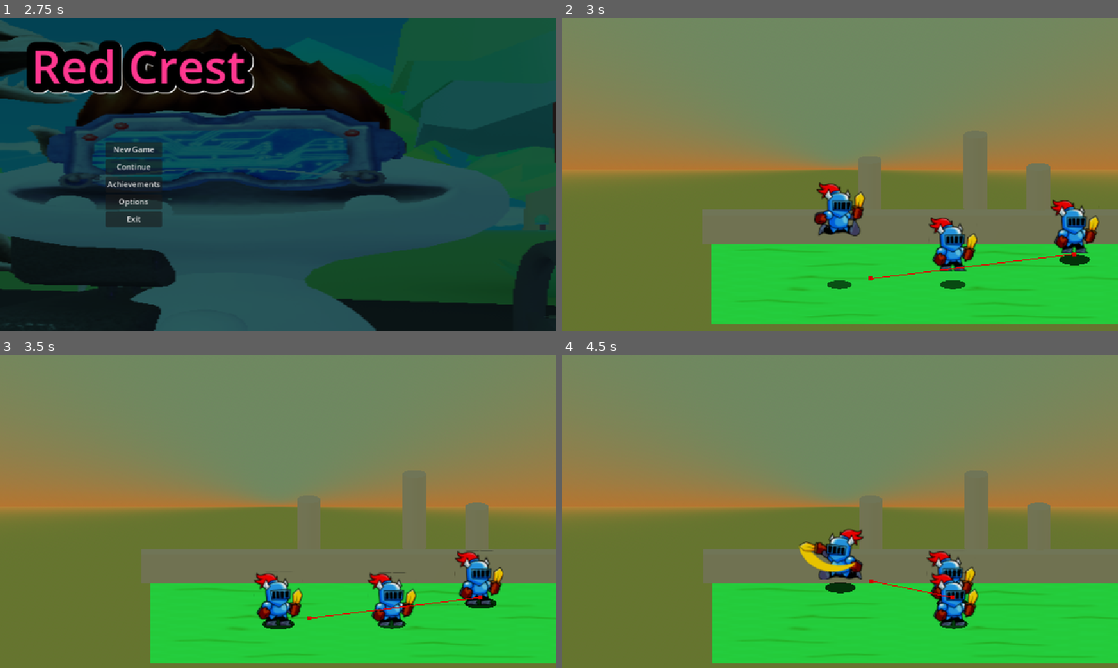
Above: before the commit, frames 1-4 (two rows, left to right).
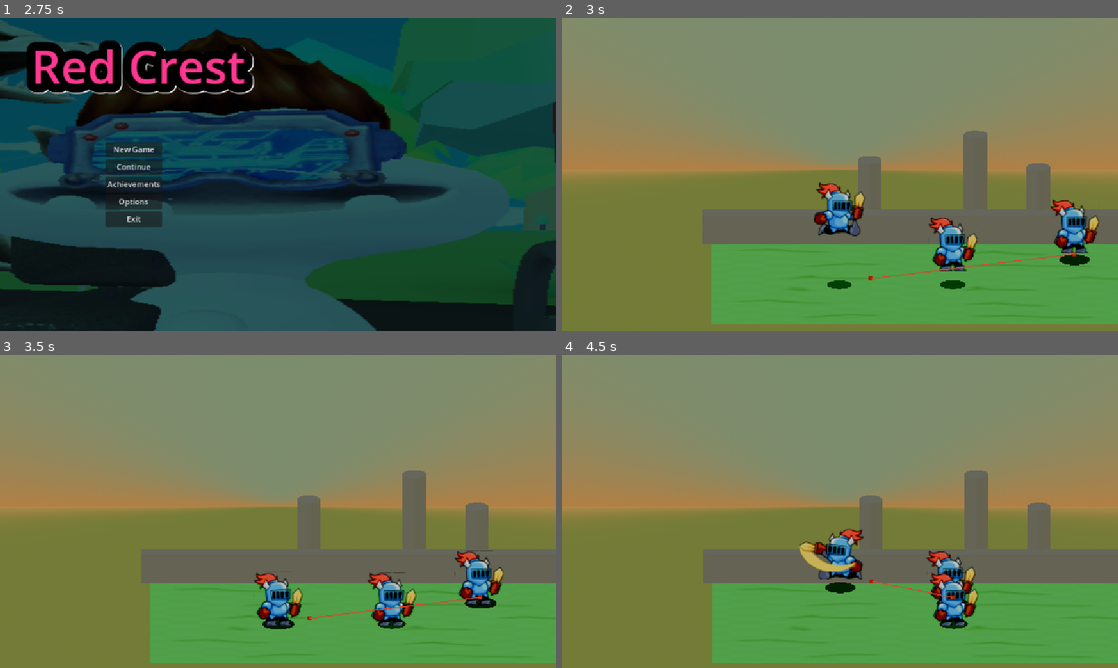
Above: after the commit, the same moments.

Repository: RecruitZer0/RedCrest
Game: Godot game, scene res://main_scene.tscn
Same seed, same stepped clock (60 frames per second), same inputs: the game is played once before the commit and once after it.
Inputs (mouse positions are in pixels of both pictures, inside the frame that each line leads up to):
- Up to frame 1 (2.75 s): tap Enter at 0.5 s; move the mouse to (400, 158) at 0.52 s; press the mouse at (400, 158) at 0.53 s; hold D (move_right) 0.53-1.28 s; tap Space (move_jump) at 0.77, 1.52 s; move the mouse to (166, 190) at 1.27 s; release the mouse at (166, 190) at 1.28 s; hold S (move_down) 1.28-2.03 s; tap Shift (move_crouch) at 1.35 s; move the mouse to (333, 105) at 2.02 s; press the mouse at (333, 105) at 2.03 s; hold D (move_right) from 2.03 s (still down)
- Up to frame 2 (3 s): release D (move_right) at 2.75 s; release the mouse at (895, 105) at 2.75 s; click "New Game" at 2.75 s
- Up to frame 3 (3.5 s): no input
- Up to frame 4 (4.5 s): move the mouse to (812, 574) at 3.52 s; hold W (move_up) 3.53-4.28 s; tap Shift (move_crouch) at 3.6 s; tap Space (move_jump) at 3.77 s; move the mouse to (1006, 558) at 4.27 s; press the mouse at (1006, 558) at 4.28 s; hold A (move_left) from 4.28 s (still down)

Frame 1 is identical in both runs. In frame 2, 19% of the frame differs, in the area x 26-100%, y 53-98%; in frame 3, 17%; in frame 4, 19%.

Commit message:
Update to Godot 4.4
This includes:
* Migrating to the UID system
* Using the typed dictionaries
* Switching the tonemap to AgX

Basically, a ton of new files and file changes.

Diff:
--- a/_editor_stuff/_debug_nodes/switch_cams.gd
+++ b/_editor_stuff/_debug_nodes/switch_cams.gd
@@ -1,12 +1,11 @@
 extends Control
 
-@export var keys: Array[Key]
-@export var cameras: Array[Camera3D]
+@export var cameras: Dictionary[Key, Camera3D]
 
 
 func _process(_delta: float) -> void:
-	for i in range(keys.size()):
-		if Input.is_key_label_pressed(keys[i]):
-			for camera in cameras:
+	for key in cameras.keys():
+		if Input.is_key_label_pressed(key):
+			for camera in cameras.values():
 				camera.current = false
-			cameras[i].current = true
+			cameras[key].current = true
--- a/classes/actor/player/player.tscn
+++ b/classes/actor/player/player.tscn
@@ -448,6 +448,59 @@
 "transitions": PackedFloat32Array(1),
 "update": 0,
 "values": [Vector2(192, 195)]
+}
+
+[sub_resource type="Animation" id="Animation_oafoo"]
+resource_name = "attack_projectile_test"
+length = 0.56
+step = 0.04
+tracks/0/type = "value"
+tracks/0/imported = false
+tracks/0/enabled = true
+tracks/0/path = NodePath("Sprite:texture")
+tracks/0/interp = 1
+tracks/0/loop_wrap = true
+tracks/0/keys = {
+"times": PackedFloat32Array(0),
+"transitions": PackedFloat32Array(1),
+"update": 1,
+"values": [ExtResource("5_wqjof")]
+}
+tracks/1/type = "value"
+tracks/1/imported = false
+tracks/1/enabled = true
+tracks/1/path = NodePath("Sprite:hframes")
+tracks/1/interp = 1
+tracks/1/loop_wrap = true
+tracks/1/keys = {
+"times": PackedFloat32Array(0),
+"transitions": PackedFloat32Array(1),
+"update": 1,
+"values": [14]
+}
+tracks/2/type = "value"
+tracks/2/imported = false
+tracks/2/enabled = true
+tracks/2/path = NodePath("Sprite:frame")
+tracks/2/interp = 1
+tracks/2/loop_wrap = true
+tracks/2/keys = {
+"times": PackedFloat32Array(0, 0.04, 0.08, 0.12, 0.16, 0.2, 0.24, 0.28, 0.32, 0.36, 0.4, 0.44, 0.48, 0.52),
+"transitions": PackedFloat32Array(1, 1, 1, 1, 1, 1, 1, 1, 1, 1, 1, 1, 1, 1),
+"update": 1,
+"values": [0, 1, 2, 3, 4, 5, 6, 7, 8, 9, 10, 11, 12, 13]
+}
+tracks/3/type = "value"
+tracks/3/imported = false
+tracks/3/enabled = true
+tracks/3/path = NodePath("Sprite:offset")
+tracks/3/interp = 1
+tracks/3/loop_wrap = true
+tracks/3/keys = {
+"times": PackedFloat32Array(0),
+"transitions": PackedFloat32Array(1),
+"update": 0,
+"values": [Vector2(36, 200)]
 }
 
 [sub_resource type="Animation" id="Animation_08qgl"]
@@ -717,75 +770,22 @@
 "values": [Vector2(0, 194)]
 }
 
-[sub_resource type="Animation" id="Animation_oafoo"]
-resource_name = "attack_projectile_test"
-length = 0.56
-step = 0.04
-tracks/0/type = "value"
-tracks/0/imported = false
-tracks/0/enabled = true
-tracks/0/path = NodePath("Sprite:texture")
-tracks/0/interp = 1
-tracks/0/loop_wrap = true
-tracks/0/keys = {
-"times": PackedFloat32Array(0),
-"transitions": PackedFloat32Array(1),
-"update": 1,
-"values": [ExtResource("5_wqjof")]
-}
-tracks/1/type = "value"
-tracks/1/imported = false
-tracks/1/enabled = true
-tracks/1/path = NodePath("Sprite:hframes")
-tracks/1/interp = 1
-tracks/1/loop_wrap = true
-tracks/1/keys = {
-"times": PackedFloat32Array(0),
-"transitions": PackedFloat32Array(1),
-"update": 1,
-"values": [14]
-}
-tracks/2/type = "value"
-tracks/2/imported = false
-tracks/2/enabled = true
-tracks/2/path = NodePath("Sprite:frame")
-tracks/2/interp = 1
-tracks/2/loop_wrap = true
-tracks/2/keys = {
-"times": PackedFloat32Array(0, 0.04, 0.08, 0.12, 0.16, 0.2, 0.24, 0.28, 0.32, 0.36, 0.4, 0.44, 0.48, 0.52),
-"transitions": PackedFloat32Array(1, 1, 1, 1, 1, 1, 1, 1, 1, 1, 1, 1, 1, 1),
-"update": 1,
-"values": [0, 1, 2, 3, 4, 5, 6, 7, 8, 9, 10, 11, 12, 13]
-}
-tracks/3/type = "value"
-tracks/3/imported = false
-tracks/3/enabled = true
-tracks/3/path = NodePath("Sprite:offset")
-tracks/3/interp = 1
-tracks/3/loop_wrap = true
-tracks/3/keys = {
-"times": PackedFloat32Array(0),
-"transitions": PackedFloat32Array(1),
-"update": 0,
-"values": [Vector2(36, 200)]
-}
-
 [sub_resource type="AnimationLibrary" id="AnimationLibrary_eqaqw"]
 _data = {
-"RESET": SubResource("Animation_exc2i"),
-"attack_aerial_1": SubResource("Animation_xt5h4"),
-"attack_aerial_2": SubResource("Animation_d8gk6"),
-"attack_aerial_3": SubResource("Animation_o71wj"),
-"attack_grounded_1": SubResource("Animation_gniih"),
-"attack_grounded_2": SubResource("Animation_wkeoh"),
-"attack_grounded_3": SubResource("Animation_q65d3"),
-"attack_grounded_4": SubResource("Animation_w0sg0"),
-"attack_projectile_test": SubResource("Animation_oafoo"),
-"attack_uppercut": SubResource("Animation_08qgl"),
-"fall": SubResource("Animation_2skio"),
-"idle": SubResource("Animation_fbg6s"),
-"jump": SubResource("Animation_puabh"),
-"run": SubResource("Animation_uya7k")
+&"RESET": SubResource("Animation_exc2i"),
+&"attack_aerial_1": SubResource("Animation_xt5h4"),
+&"attack_aerial_2": SubResource("Animation_d8gk6"),
+&"attack_aerial_3": SubResource("Animation_o71wj"),
+&"attack_grounded_1": SubResource("Animation_gniih"),
+&"attack_grounded_2": SubResource("Animation_wkeoh"),
+&"attack_grounded_3": SubResource("Animation_q65d3"),
+&"attack_grounded_4": SubResource("Animation_w0sg0"),
+&"attack_projectile_test": SubResource("Animation_oafoo"),
+&"attack_uppercut": SubResource("Animation_08qgl"),
+&"fall": SubResource("Animation_2skio"),
+&"idle": SubResource("Animation_fbg6s"),
+&"jump": SubResource("Animation_puabh"),
+&"run": SubResource("Animation_uya7k")
 }
 
 [sub_resource type="AnimationNodeAnimation" id="AnimationNodeAnimation_qirla"]
@@ -1086,7 +1086,7 @@
 
 [node name="AnimationPlayer" parent="." index="4"]
 libraries = {
-"": SubResource("AnimationLibrary_eqaqw")
+&"": SubResource("AnimationLibrary_eqaqw")
 }
 autoplay = "idle"
 
@@ -1336,12 +1336,12 @@
 script = ExtResource("21_gmeki")
 summon_scene = ExtResource("22_q2tmf")
 summon_target = NodePath("../../..")
-transfer_variables = {
-"direction+flip": Vector3(1, 0, 0)
-}
-transfer_start_arguments = {
-"0": NodePath("../../..")
-}
+transfer_variables = Dictionary[StringName, Variant]({
+&"direction+flip": Vector3(1, 0, 0)
+})
+transfer_start_arguments = Dictionary[StringName, Variant]({
+&"0": NodePath("../../..")
+})
 delay = 0.24
 
 [node name="Input" type="Node" parent="." index="7"]
--- a/classes/attack/action/summon/action_summon.gd
+++ b/classes/attack/action/summon/action_summon.gd
@@ -9,9 +9,9 @@
 @export var summon_scene: PackedScene ## The Scene that will be instantiated and added to the scene. By default, the No …(183 unchanged characters)…
 @export var summon_target: Node ## The target of the [member summoned_node], what this means is that when the [member summoned_node] is going to be added to the scene, it will be added as a [b]sibling[/b] of the target.
 @export_group("Transfer Values", "transfer_")
-@export var transfer_variables: Dictionary ## This is a transfer Dictionary, it's  …(256 unchanged characters)…
-@export var transfer_start_arguments: Dictionary ## This is a transfer Dictionary, it's  …(405 unchanged characters)…
-@export var transfer_end_arguments: Dictionary ## This is a transfer Dictionary, it's  …(308 unchanged characters)…
+@export var transfer_variables: Dictionary[StringName, Variant] ## This is a transfer Dictionary, it's  …(256 unchanged characters)…
+@export var transfer_start_arguments: Dictionary[StringName, Variant] ## This is a transfer Dictionary, it's  …(405 unchanged characters)…
+@export var transfer_end_arguments: Dictionary[StringName, Variant] ## This is a transfer Dictionary, it's  …(308 unchanged characters)…
 
 var summoned_node: Node ## References the last summoned Node, even if [AttackAction.duration] is set to default (0.001).
 
@@ -92,7 +92,7 @@
 	node.callv(SUMMON_END_FUNCTION, args.values())
 
 ## Returns a new Dictionary after calculating the [param raw_dictionary]'s suffixes, as well as other things like converting [NodePath] to [Node].
-func parsed_dictionary(raw_dictionary: Dictionary) -> Dictionary:
+func parsed_dictionary(raw_dictionary: Dictionary[StringName, Variant]) -> Dictionary[StringName, Variant]:
 	var dictionary := raw_dictionary.duplicate(true)
 	for var_name in dictionary.keys():
 		var name_array: PackedStringArray = var_name.split("+")
--- a/classes/damage/inflictor/damage_inflictor.gd
+++ b/classes/damage/inflictor/damage_inflictor.gd
@@ -11,7 +11,7 @@
 ##
 @export var ignored_receivers: Array[DamageReceiver] = []
 
-var _areas_in: Dictionary = {}
+var _areas_in: Dictionary[DamageReceiver, float] = {}
 
 
 func _ready() -> void:
@@ -33,7 +33,7 @@
 
 func _area_entered(area: Area3D) -> void:
 	if area is DamageReceiver and (owner != area.owner) and area not in ignored_receivers:
-		_areas_in[area] = generator.stun_duration
+		_areas_in[area as DamageReceiver] = generator.stun_duration
 		hit.emit(area)
 		area.receive_damage(generator.generate(self))
 
--- a/project.godot
+++ b/project.godot
@@ -12,7 +12,7 @@
 
 config/name="RedCrest"
 run/main_scene="res://main_scene.tscn"
-config/features=PackedStringArray("4.3", "Forward Plus")
+config/features=PackedStringArray("4.4", "Forward Plus")
 config/icon="res://icon.svg"
 
 [autoload]
--- a/scenes/main_menu/main_menu.tscn
+++ b/scenes/main_menu/main_menu.tscn
@@ -11,6 +11,45 @@
 shadow_size = 72
 shadow_color = Color(1, 1, 1, 1)
 shadow_offset = Vector2(2, 2)
+
+[sub_resource type="Animation" id="Animation_j8li8"]
+length = 0.001
+tracks/0/type = "value"
+tracks/0/imported = false
+tracks/0/enabled = true
+tracks/0/path = NodePath("Background:modulate")
+tracks/0/interp = 1
+tracks/0/loop_wrap = true
+tracks/0/keys = {
+"times": PackedFloat32Array(0),
+"transitions": PackedFloat32Array(1),
+"update": 0,
+"values": [Color(0.172549, 0.380392, 0.380392, 1)]
+}
+tracks/1/type = "value"
+tracks/1/imported = false
+tracks/1/enabled = true
+tracks/1/path = NodePath("Title:position")
+tracks/1/interp = 1
+tracks/1/loop_wrap = true
+tracks/1/keys = {
+"times": PackedFloat32Array(0),
+"transitions": PackedFloat32Array(1),
+"update": 0,
+"values": [Vector2(64, 32)]
+}
+tracks/2/type = "value"
+tracks/2/imported = false
+tracks/2/enabled = true
+tracks/2/path = NodePath("Options:position")
+tracks/2/interp = 1
+tracks/2/loop_wrap = true
+tracks/2/keys = {
+"times": PackedFloat32Array(0),
+"transitions": PackedFloat32Array(1),
+"update": 0,
+"values": [Vector2(218, 256)]
+}
 
 [sub_resource type="Animation" id="Animation_pso4w"]
 resource_name = "start"
@@ -53,49 +92,10 @@
 "values": [Vector2(-218, 256), Vector2(218, 256)]
 }
 
-[sub_resource type="Animation" id="Animation_j8li8"]
-length = 0.001
-tracks/0/type = "value"
-tracks/0/imported = false
-tracks/0/enabled = true
-tracks/0/path = NodePath("Background:modulate")
-tracks/0/interp = 1
-tracks/0/loop_wrap = true
-tracks/0/keys = {
-"times": PackedFloat32Array(0),
-"transitions": PackedFloat32Array(1),
-"update": 0,
-"values": [Color(0.172549, 0.380392, 0.380392, 1)]
-}
-tracks/1/type = "value"
-tracks/1/imported = false
-tracks/1/enabled = true
-tracks/1/path = NodePath("Title:position")
-tracks/1/interp = 1
-tracks/1/loop_wrap = true
-tracks/1/keys = {
-"times": PackedFloat32Array(0),
-"transitions": PackedFloat32Array(1),
-"update": 0,
-"values": [Vector2(64, 32)]
-}
-tracks/2/type = "value"
-tracks/2/imported = false
-tracks/2/enabled = true
-tracks/2/path = NodePath("Options:position")
-tracks/2/interp = 1
-tracks/2/loop_wrap = true
-tracks/2/keys = {
-"times": PackedFloat32Array(0),
-"transitions": PackedFloat32Array(1),
-"update": 0,
-"values": [Vector2(218, 256)]
-}
-
 [sub_resource type="AnimationLibrary" id="AnimationLibrary_6ddic"]
 _data = {
-"RESET": SubResource("Animation_j8li8"),
-"start": SubResource("Animation_pso4w")
+&"RESET": SubResource("Animation_j8li8"),
+&"start": SubResource("Animation_pso4w")
 }
 
 [node name="MainMenu" type="Control"]
@@ -168,7 +168,7 @@
 
 [node name="AnimationPlayer" type="AnimationPlayer" parent="."]
 libraries = {
-"": SubResource("AnimationLibrary_6ddic")
+&"": SubResource("AnimationLibrary_6ddic")
 }
 autoplay = "start"
 
--- a/scenes/test.tscn
+++ b/scenes/test.tscn
@@ -21,11 +21,10 @@
 background_mode = 2
 sky = SubResource("Sky_6uejd")
 ambient_light_source = 3
-ambient_light_color = Color(1, 1, 0.784314, 1)
+ambient_light_color = Color(1, 1, 1, 1)
 ambient_light_sky_contribution = 0.9
-ambient_light_energy = 6.0
-tonemap_mode = 1
-tonemap_exposure = 0.8
+ambient_light_energy = 2.5
+tonemap_mode = 4
 glow_enabled = true
 
 [sub_resource type="StandardMaterial3D" id="StandardMaterial3D_e0t0n"]
@@ -92,7 +91,6 @@
 transform = Transform3D(1, 0, 0, 0, 1, 0, 0, 0, 1, -2.10628, 3.81063, 0.37693)
 
 [node name="FollowCamera" parent="." instance=ExtResource("1_cnvi8")]
-transform = Transform3D(1, 0, 0, 0, 0.939693, 0.34202, 0, -0.34202, 0.939693, 0, 0, 0)
 current = true
 follow_tags = Array[int]([0])
 
@@ -107,8 +105,10 @@
 offset_right = 40.0
 offset_bottom = 40.0
 script = ExtResource("3_dr8g8")
-keys = Array[int]([49, 50])
-cameras = [null, null]
+cameras = {
+49: NodePath("../FollowCamera"),
+50: NodePath("../TestCamera")
+}
 
 [node name="Ground" type="StaticBody3D" parent="."]
 collision_mask = 15
Not shown, added: _editor_stuff/_debug_nodes/switch_cams.gd.uid
Not shown, added: classes/actor/actor.gd.uid
Not shown: 1 places in classes/actor/actor.tscn that only renumber resources
Not shown, added: classes/actor/actor_health.gd.uid
Not shown, added: classes/actor/npc/follow_npc.gd.uid
Not shown: 1 places in classes/actor/npc/follow_npc.tscn that only renumber resources
Not shown, added: classes/actor/player/player.gd.uid
Not shown: 1 places in classes/actor/player/player.tscn that only renumber resources
Not shown, added: classes/actor/player/player_input.gd.uid
Not shown, added: classes/actor/projectile/test_projectile/test_projectile.gd.uid
Not shown: 1 places in classes/actor/projectile/test_projectile/test_projectile.tscn that only renumber resources
Not shown, added: classes/attack/action/attack_action.gd.uid
(and 16 more such lines)
